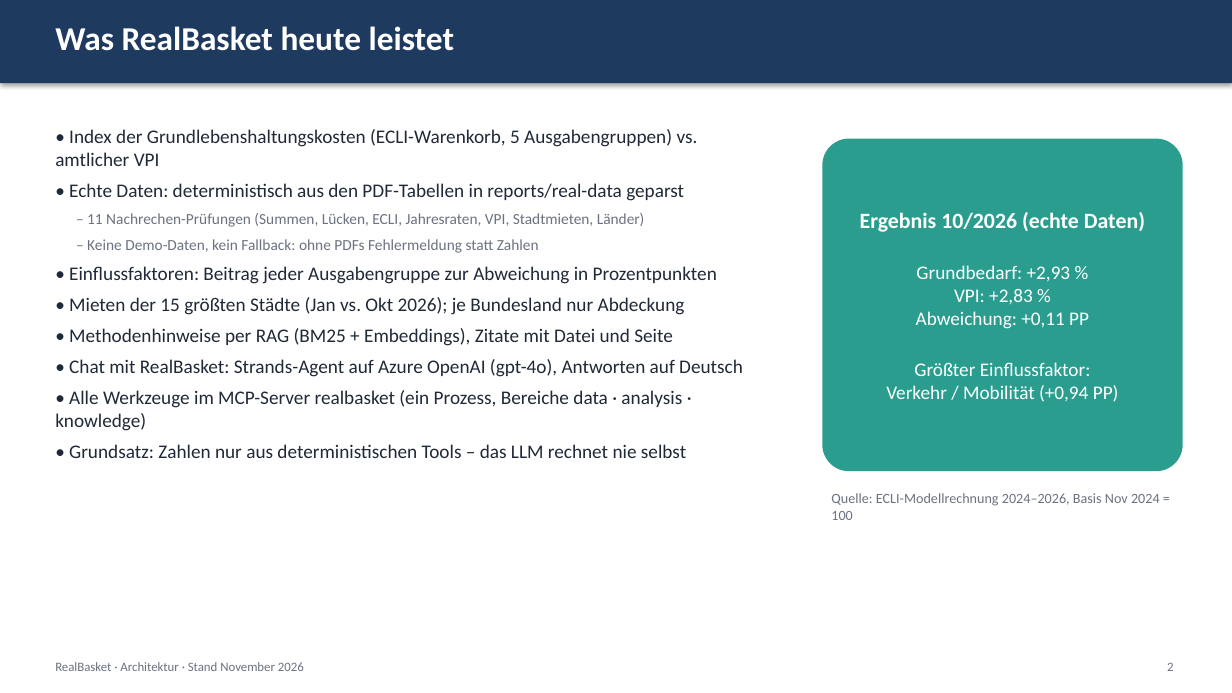
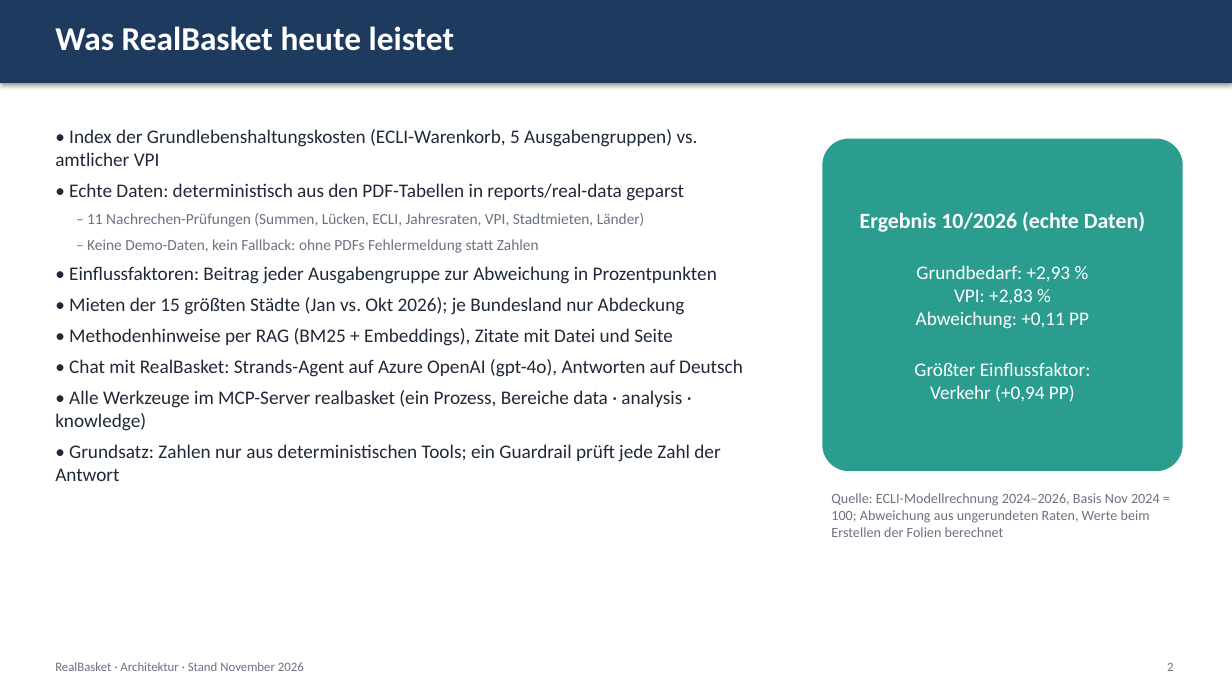
Before and after one commit to ValentinIliu1212/real-basket, a slide deck: slide 2 of docs/architecture/RealBasket_Architektur_Ist.pptx. Drawn at 1232x693 pixels with LibreOffice and Linux fonts; fonts in the diff are those of the drawing. Boxes give left, top, right and bottom in pixels: in the first picture for what was removed or moved away, otherwise in the second. Text is boxed around its words. In the diff, an @@ line names an element or a change of style, - is before the commit and + after.

Commit message:
Review fixes: fixed base period, number guardrail, config checks, generated slide figures, CI
- Index always on the full series (base 11/2024): months no longer changes rates (13 gave 2,91 % instead of 2,93 %); YoY matched by date; weights normalised; explicit errors for unweighted/unknown input; invalid investigate_deviation level returns an error

- Number guardrail (agents/guardrail.py) flags unbacked figures in chat and CLI; prompt forbids derived numbers

- Collector sub-agent removed; get_prices returns a deterministic summary

- LLM provider validation (errors fail fast, warnings in sidebar/CLI); .env.example: OPENAI_API_KEY empty with Azure

- One group label 'Verkehr' (as in the source PDFs); deviation rounding documented

- Slide figures computed from the data at build time; decks rebuilt (de/en)

- ruff 0.17, GitHub Actions CI (ruff, pytest, deck build); README: known limitations, review decisions; 70 tests

```diff
--- a/docs/architecture/RealBasket_Architektur_Ist.pptx
+++ b/docs/architecture/RealBasket_Architektur_Ist.pptx
@@ text in rounded rectangle at box(930, 385, 1075, 402): text changed @@
-Verkehr / Mobilität (+0,94 PP)
+Verkehr (+0,94 PP)
@@ text at box(55, 444, 720, 481): text changed @@
-• Grundsatz: Zahlen nur aus deterministischen Tools – das LLM rechnet nie selbst
+• Grundsatz: Zahlen nur aus deterministischen Tools; ein Guardrail prüft jede Zahl der Antwort
@@ text at box(831, 493, 1160, 537): text changed @@
-Quelle: ECLI-Modellrechnung 2024–2026, Basis Nov 2024 = 100
+Quelle: ECLI-Modellrechnung 2024–2026, Basis Nov 2024 = 100; Abweichung aus ungerundeten Raten, Werte beim Erstellen der Folien berechnet
```
Also in this commit, not shown: 4 other slides changed, 32 other files.
